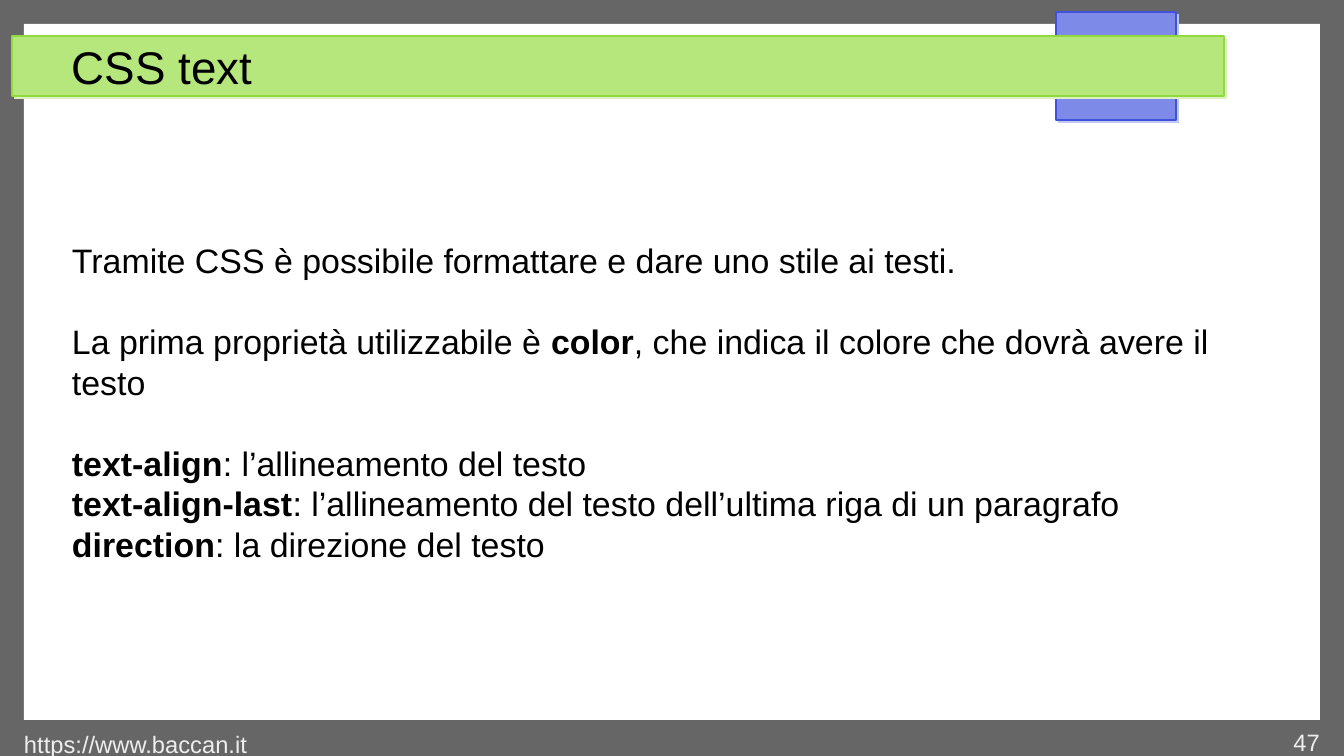
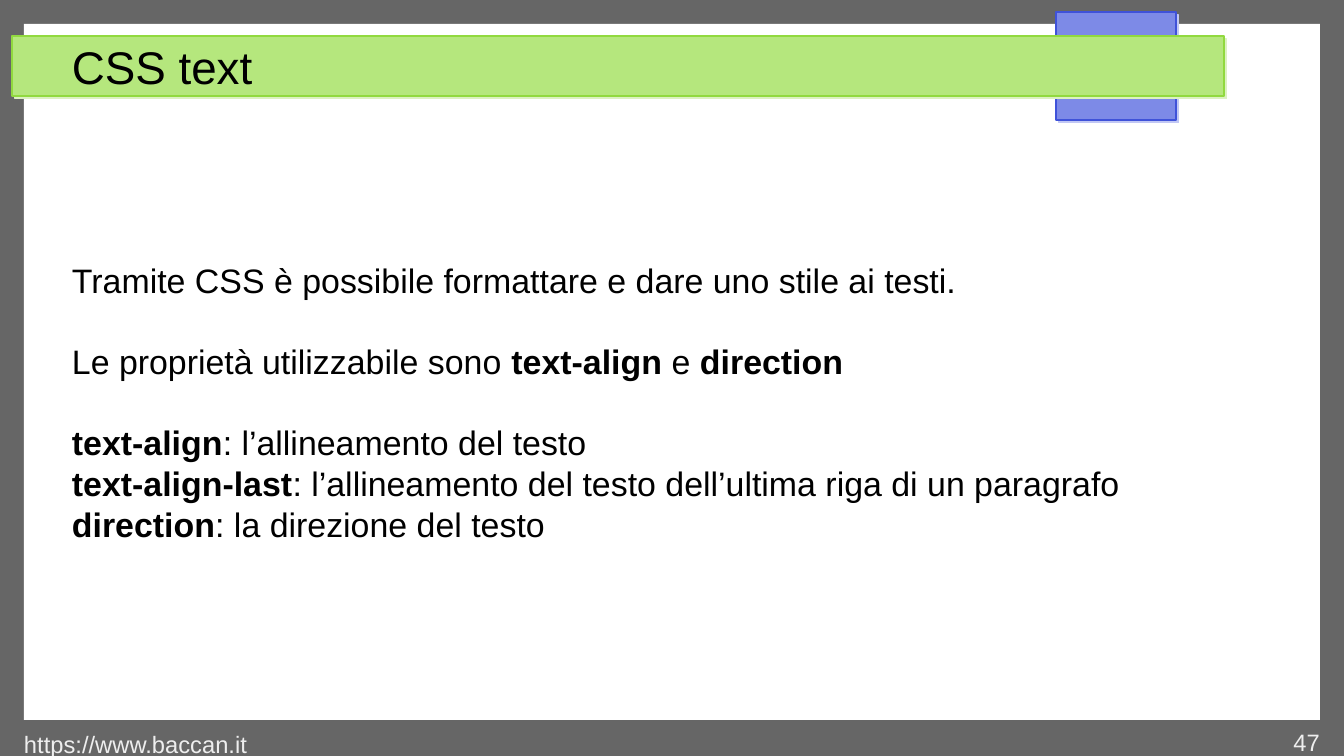
Before and after one commit to matteobaccan/CorsoCSS, a slide deck: slide 47 of Chapter_css.odp. Drawn at 1344x756 pixels with LibreOffice and Linux fonts; fonts in the diff are those of the drawing. Boxes give left, top, right and bottom in pixels: in the first picture for what was removed or moved away, otherwise in the second. Text is boxed around its words. In the diff, an @@ line names an element or a change of style, - is before the commit and + after.

```diff
--- a/Chapter_css.odp
+++ b/Chapter_css.odp
@@ text at <box>72,349,843,381</box>: text changed @@
-La prima proprietà utilizzabile è color, che indica il colore che dovrà avere il testo
+Le proprietà utilizzabile sono text-align e direction
```
Also in this commit, not shown: 2 other slides changed, 6 other files.
